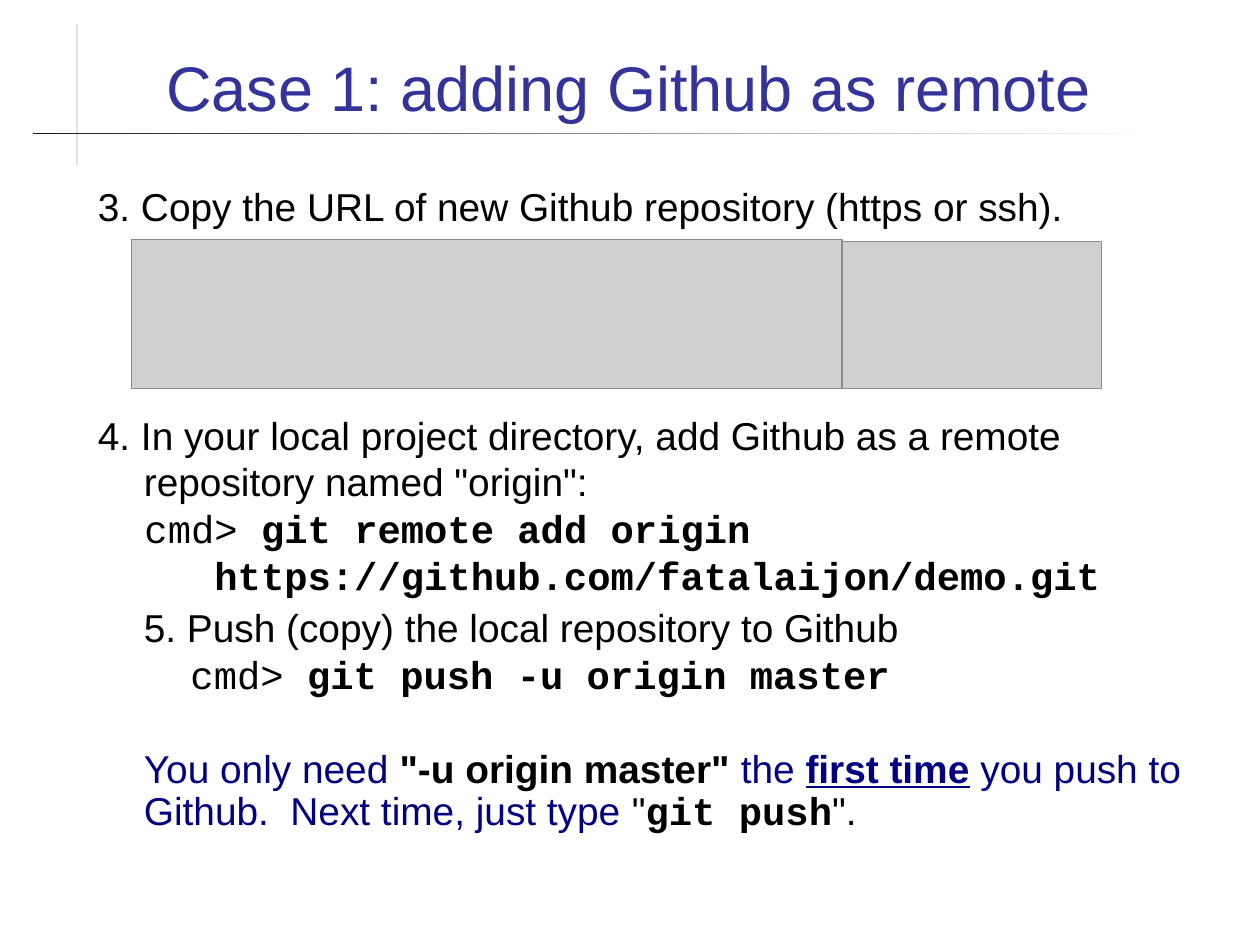
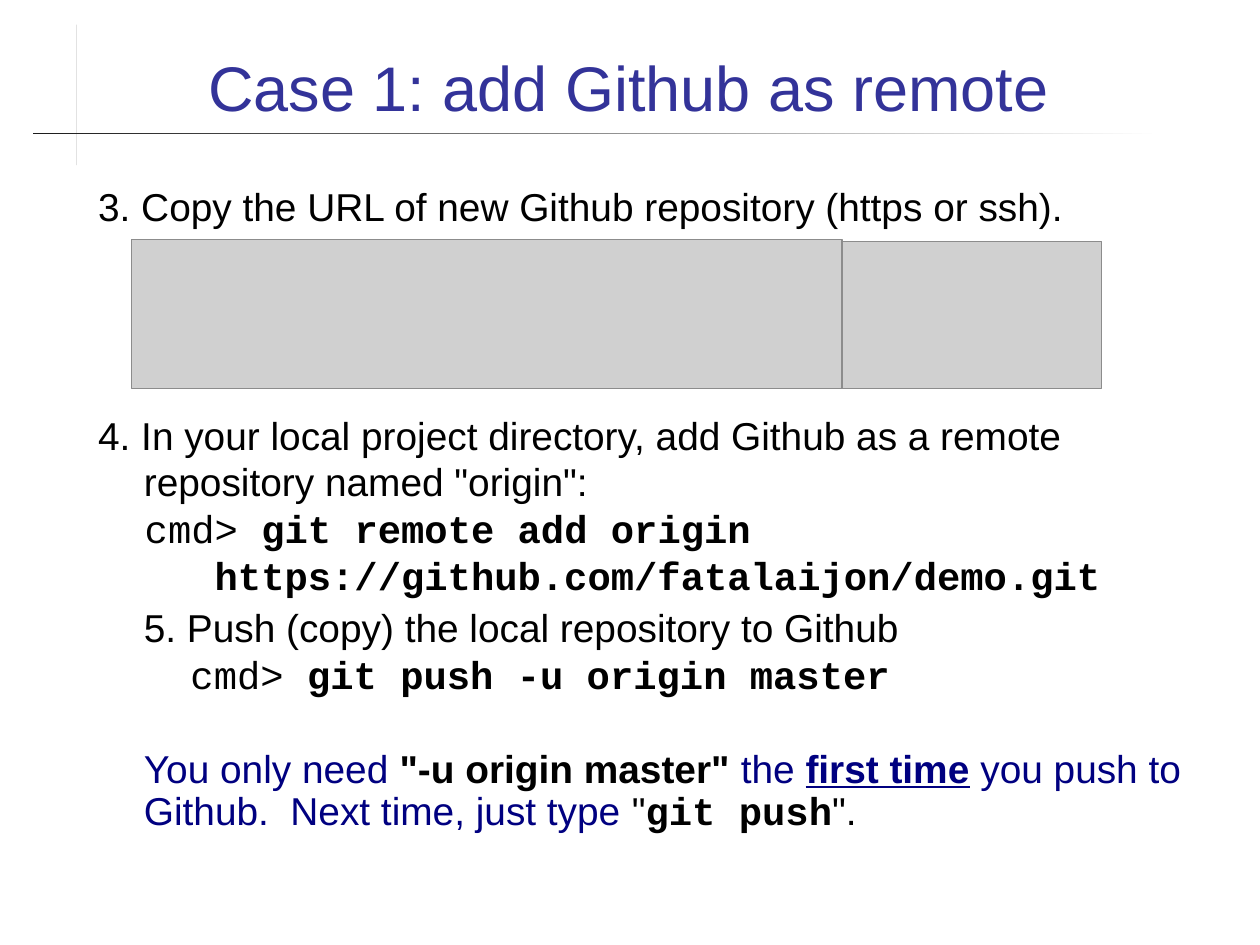
Before and after one commit to cpske/ISP, a slide deck: slide 8 of git/Using-Github.ppt. Drawn at 1260x945 pixels with LibreOffice and Linux fonts; fonts in the diff are those of the drawing; grey boxes stand for pictures. Boxes give left, top, right and bottom in pixels: in the first picture for what was removed or moved away, otherwise in the second. Text is boxed around its words. In the diff, an @@ line names an element or a change of style, - is before the commit and + after.

```diff
--- a/git/Using-Github.ppt
+++ b/git/Using-Github.ppt
@@ title at box(208, 65, 1048, 112): text changed @@
-Case 1: adding Github as remote
+Case 1: add Github as remote
```
Also in this commit, not shown: 4 other slides changed, 2 other files.
